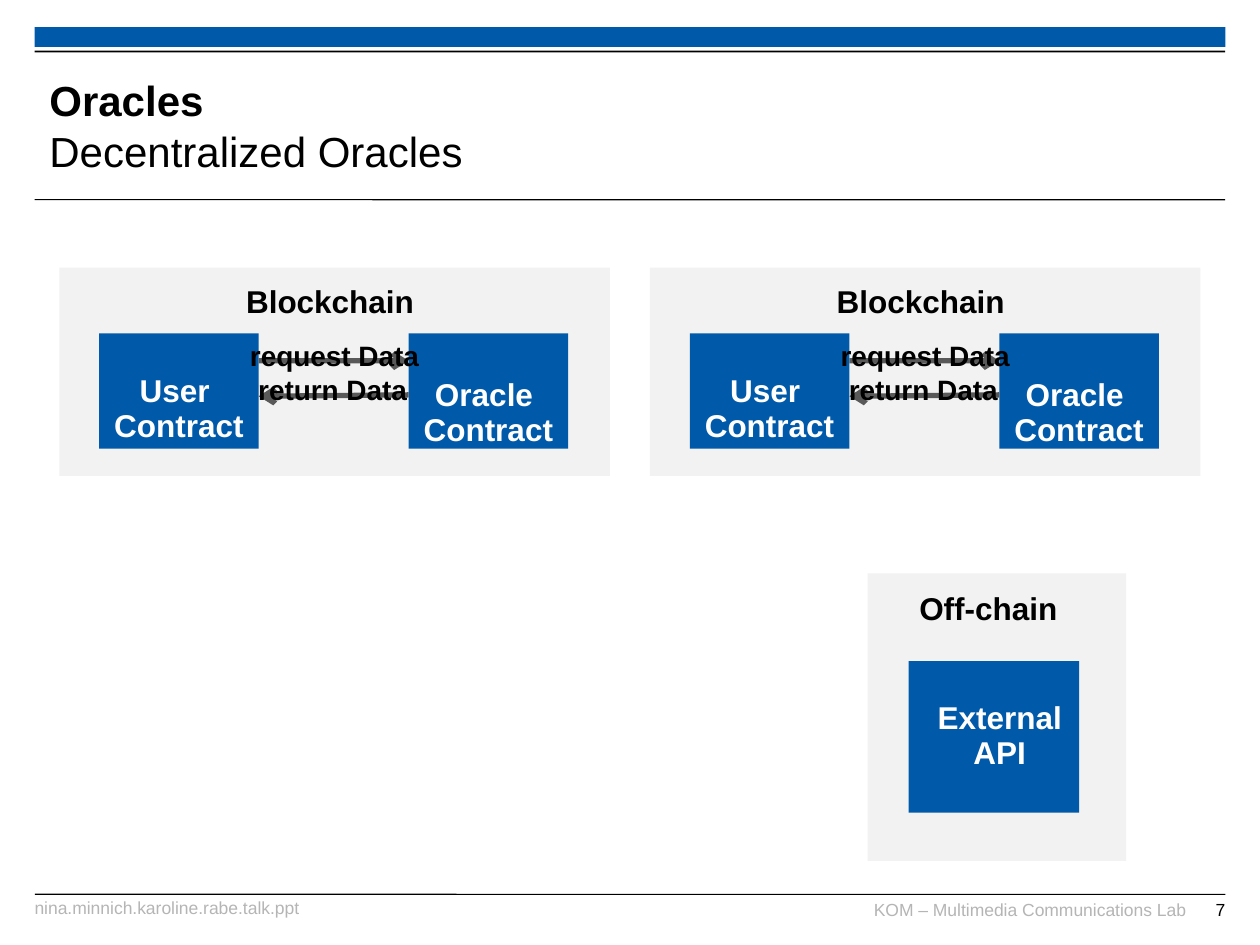
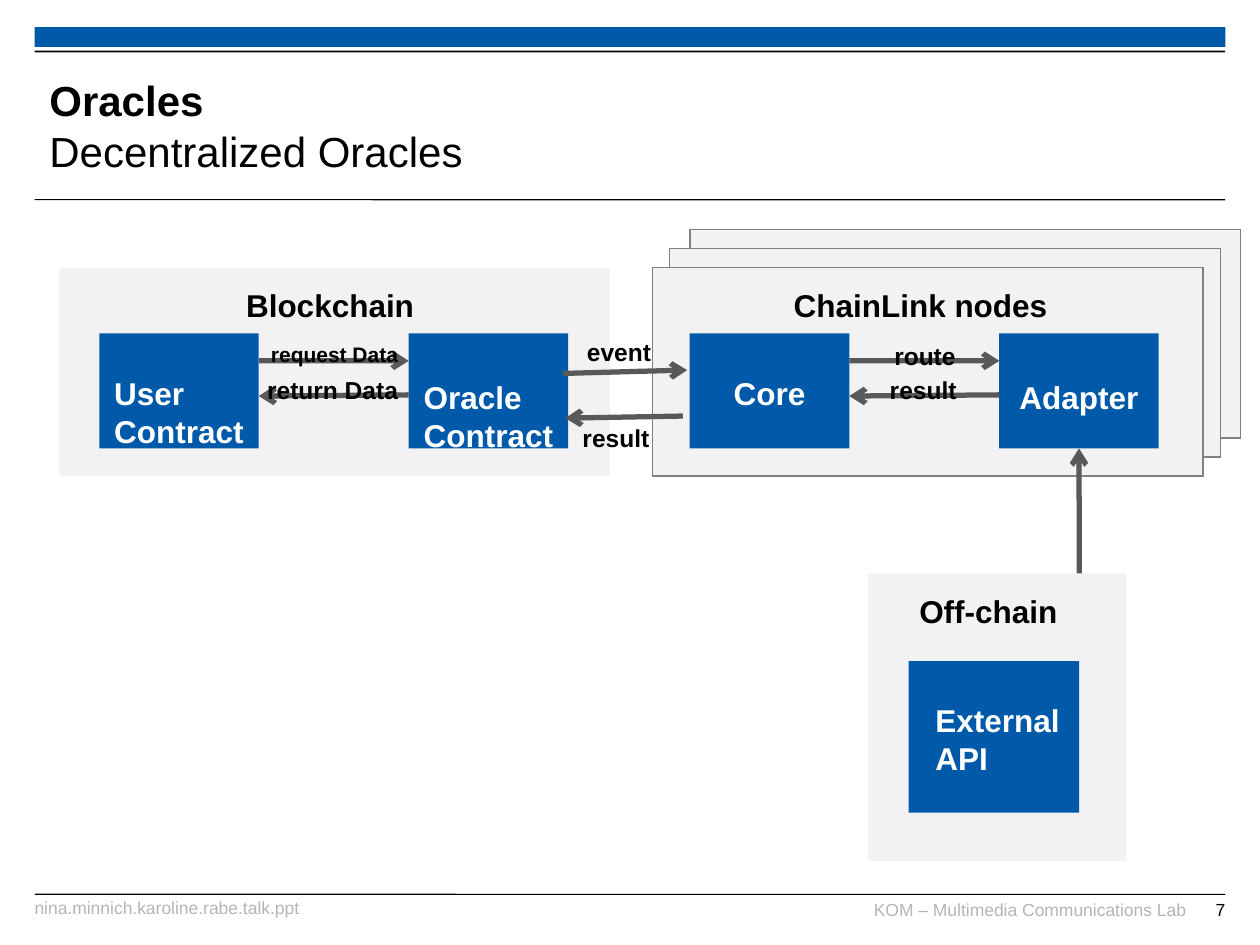
Before and after one commit to karopp/AFTIR, a slide deck: slide 7 of Nina.Minnich.Karoline.Rabe.talk.ppt. Drawn at 1260x945 pixels with LibreOffice and Linux fonts; fonts in the diff are those of the drawing; background and template pictures are left out. Boxes give left, top, right and bottom in pixels: in the first picture for what was removed or moved away, otherwise in the second. Text is boxed around its words. In the diff, an @@ line names an element or a change of style, - is before the commit and + after.

Commit message:
Bild Data Sources

```diff
--- a/Nina.Minnich.Karoline.Rabe.talk.ppt
+++ b/Nina.Minnich.Karoline.Rabe.talk.ppt
@@ rectangle added at (x1=690, y1=229, x2=1241, y2=437), fill #F2F2F2, outline #808080 0.74 pt @@
@@ rectangle at (x1=653, y1=267, x2=1203, y2=475): outline none to #808080 0.74 pt @@
@@ rectangle added at (x1=669, y1=248, x2=1220, y2=456), fill #F2F2F2, outline #808080 0.74 pt @@
@@ text added at (x1=794, y1=294, x2=1048, y2=318), 18 pt, text #000000, bold @@
+ChainLink nodes
@@ text "request Data" moved from (x1=250, y1=344, x2=418, y2=371) to (x1=271, y1=345, x2=397, y2=366) @@
@@ text "request Data" at (x1=271, y1=345, x2=397, y2=366): size 16 to 12 pt; alignment centre to left; line spacing 0.93 to 1 @@
@@ text added at (x1=587, y1=345, x2=651, y2=362), 14 pt, text #000000, bold @@
+event
@@ text added at (x1=894, y1=349, x2=955, y2=366), 14 pt, text #000000, bold @@
+route
@@ text "return Data" moved from (x1=258, y1=378, x2=407, y2=405) to (x1=267, y1=382, x2=398, y2=405) @@
@@ text "return Data" at (x1=267, y1=382, x2=398, y2=405): size 16 to 14 pt; alignment centre to left; line spacing 0.93 to 1 @@
@@ arrow added from (563, 373) to (687, 370), #595959 3 pt @@
@@ text added at (x1=734, y1=383, x2=806, y2=406), 18 pt, text #FFFFFF, bold @@
+Core
@@ group removed at (x1=705, y1=290, x2=1143, y2=442): 5 texts @@
-Blockchain
-User
-Contract
-Oracle
-Contract
-request Data
-return Data
@@ text added at (x1=890, y1=381, x2=957, y2=400), 14 pt, text #000000, bold @@
+result
@@ text added at (x1=1019, y1=386, x2=1138, y2=415), 18 pt, text #FFFFFF, bold @@
+Adapter
@@ arrow added from (683, 416) to (566, 418), #595959 3 pt @@
@@ text added at (x1=582, y1=429, x2=649, y2=448), 14 pt, text #000000, bold @@
+result
@@ arrow added from (1080, 573) to (1079, 449), #595959 3 pt @@
@@ alignment centre to left; line spacing 0.93 to 1 in 5 elements at (x1=919, y1=600, x2=1057, y2=624), (x1=246, y1=294, x2=414, y2=318), (x1=114, y1=383, x2=243, y2=449), (x1=424, y1=386, x2=553, y2=453), (x1=935, y1=709, x2=1059, y2=770) @@
```
Also in this commit, not shown: 4 other slides changed.
